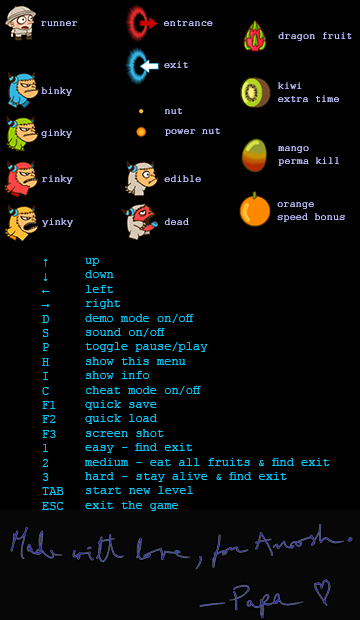
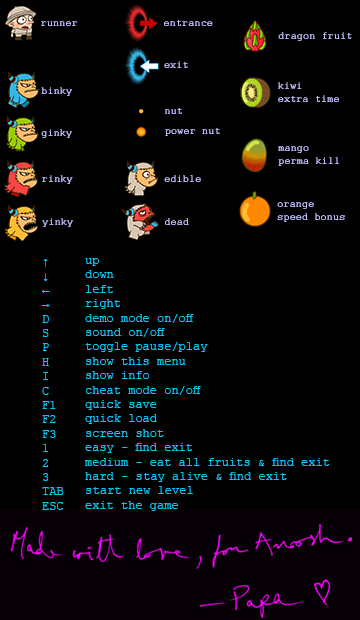
Layered file, before and after one edit (360x620). Changes by layer:
painted on "Shup sign" over [8, 522, 353, 620]
